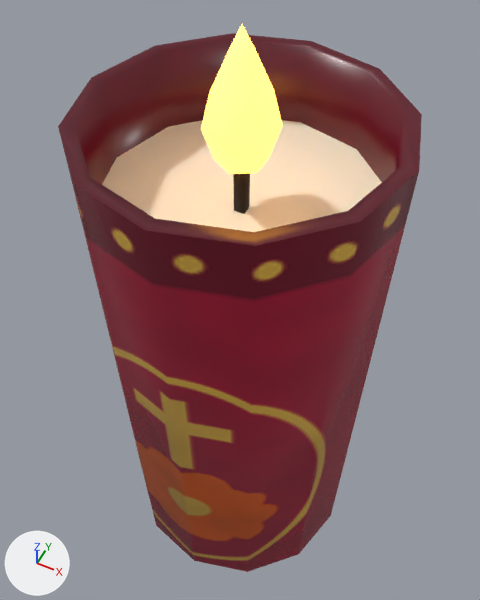
Before and after pictures for a commit that changed the glTF model assets/models/propios/veladora.gltf.
Both versions are drawn from a camera (50 mm lens) standing at (0.0466, -0.0939, 0.2083) and looking at (-0.003, 0.0052, 0.0844). Arrows for +X, +Y and +Z are at lower left; the lights stay in place. The older version comes first. Where no turn or scale is listed for an object, it has been applied to the vertices.

Names of what the first picture shows: 'cera', 'llama', 'veladora'.
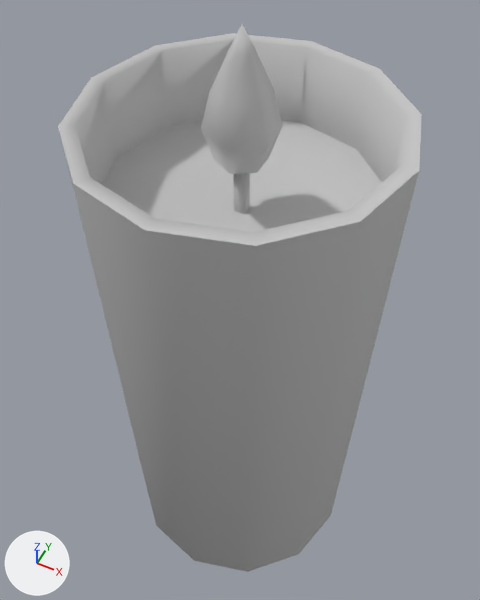
Location of each change, [x1, y1, x2, y2] in pixels of the pictures (480 x 600 px):
'veladora', surface changed, recoloured (red to light grey): [58, 33, 422, 572] in both
'cera', recoloured (pale yellow to light grey): [102, 120, 382, 232] in both
'llama', recoloured, surface changed (darker): [201, 24, 283, 174] in both

Patch to the scene script:
```diff
--- a/assets/models/propios/veladora.gltf.py
+++ b/assets/models/propios/veladora.gltf.py
@@ mat_veladora_vidrio @@
 mat_veladora_vidrio = principled_material('veladora_vidrio')
-mat_veladora_vidrio.texture = img_veladora_png
-mat_veladora_vidrio.roughness = 0.25
+mat_veladora_vidrio.base_color = (0.55, 0.55, 0.55)  # light grey #c4c4c4
+mat_veladora_vidrio.roughness = 0.8
@@ mat_veladora_interior @@
 mat_veladora_interior = principled_material('veladora_interior')
-mat_veladora_interior.base_color = (0.102, 0.00304, 0.013)  # dark red #5a0a1e
-mat_veladora_interior.roughness = 0.3
+mat_veladora_interior.base_color = (0.55, 0.55, 0.55)  # light grey #c4c4c4
+mat_veladora_interior.roughness = 0.8
@@ mat_cera @@
 mat_cera = principled_material('cera')
-mat_cera.base_color = (0.896, 0.823, 0.651)  # pale yellow #f3ead3
+mat_cera.base_color = (0.55, 0.55, 0.55)  # light grey #c4c4c4
 mat_cera.roughness = 0.6
@@ mat_mecha @@
 mat_mecha = principled_material('mecha')
-mat_mecha.base_color = (0.0242, 0.0152, 0.00913)  # black #2b2118
+mat_mecha.base_color = (0.55, 0.55, 0.55)  # light grey #c4c4c4
 mat_mecha.roughness = 0.9
@@ mat_llama @@
 mat_llama = principled_material('llama')
-mat_llama.base_color = (1.0, 0.552, 0.147)  # orange #ffc46b
+mat_llama.base_color = (0.55, 0.55, 0.55)  # light grey #c4c4c4
 mat_llama.roughness = 0.8
-mat_llama.emission_color = (1.0, 0.451, 0.063)  # orange #ffb347
-mat_llama.emission_strength = 4.0
```
